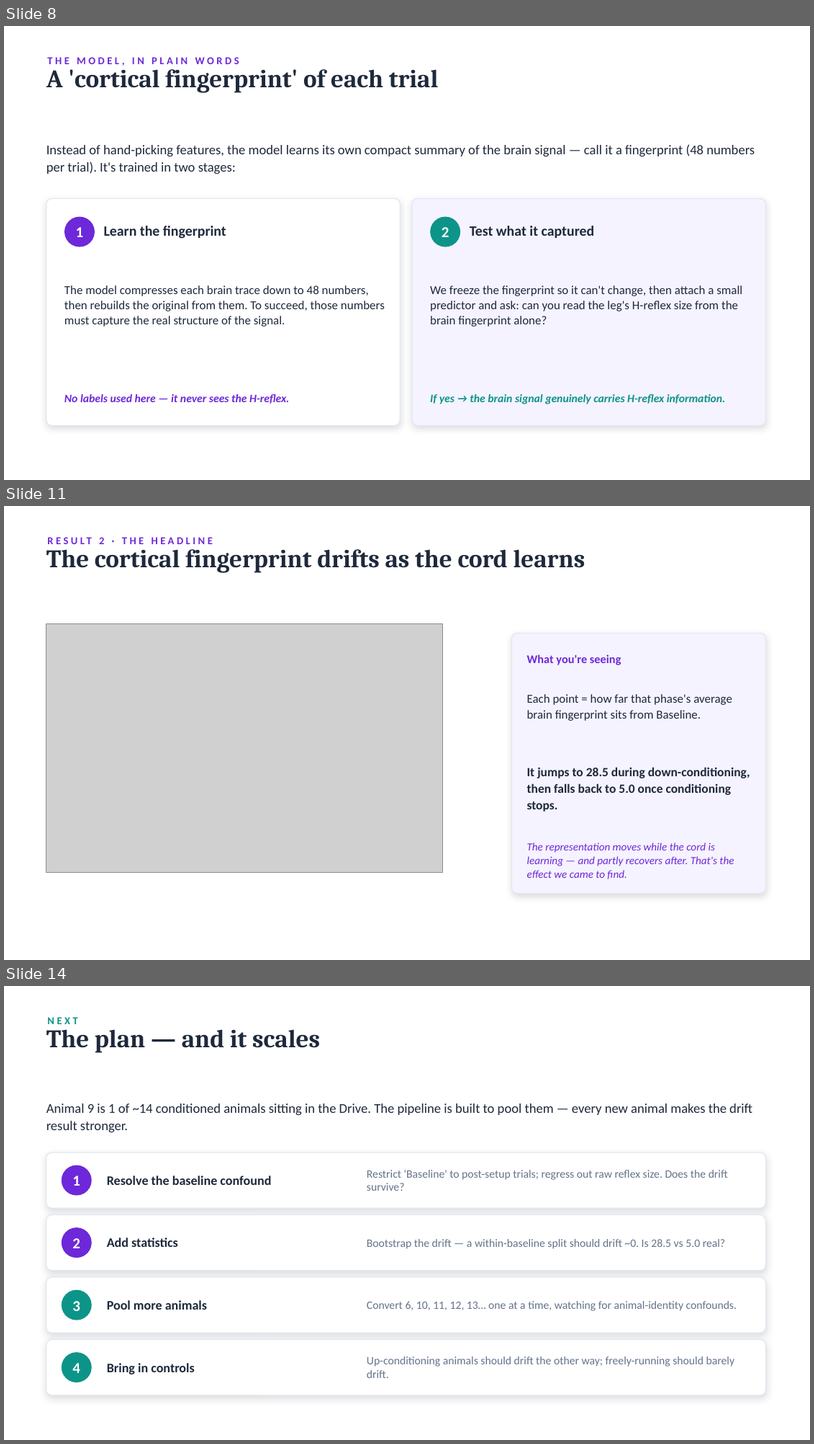
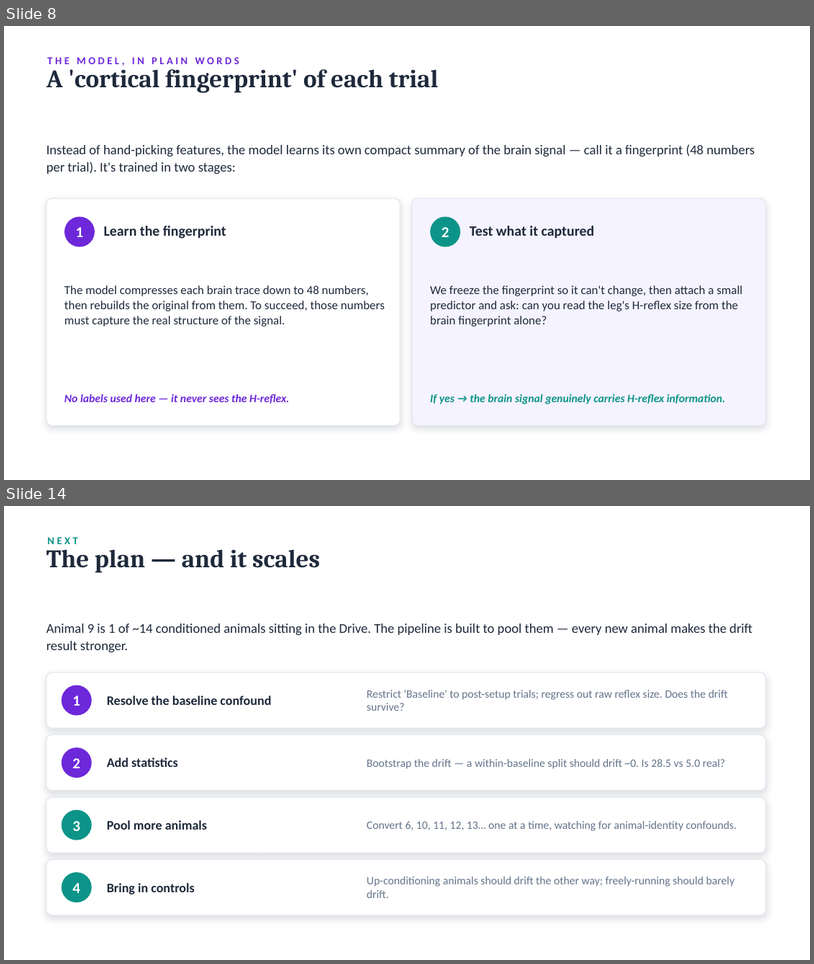
Before and after one commit to switchrao777/hroc-ncan, a slide deck: slides/HROC_Carp_Update_Animal9.pptx. Shown one above the other, each under a label of ours: slides 8, 11 and 14 before the commit, slides 8 and 14 after it; the slides between them are not shown. The pictures are 814x1444 and 814x964 pixels, drawn with LibreOffice and Linux fonts; fonts in the diff are those of the drawing; grey boxes stand for pictures. Boxes give left, top, right and bottom in pixels: in the first picture for what was removed or moved away, otherwise in the second. Text is boxed around its words. In the diff, an @@ line names an element or a change of style, - is before the commit and + after.

```diff
--- a/slides/HROC_Carp_Update_Animal9.pptx
+++ b/slides/HROC_Carp_Update_Animal9.pptx
@@ slide 11 removed at bbox=[4, 506, 810, 960], background #FFFFFF @@
@@ text removed at bbox=[99, 537, 104, 544] @@
-RESULT 2 · THE HEADLINE
@@ text removed at bbox=[46, 549, 586, 573] @@
-The cortical fingerprint drifts as the cord learns
@@ picture removed at bbox=[46, 624, 443, 872] @@
@@ rounded rectangle removed at bbox=[512, 633, 766, 893] @@
@@ text removed at bbox=[527, 654, 622, 665] @@
-What you're seeing
@@ text removed at bbox=[527, 694, 733, 721] @@
-Each point = how far that phase's average brain fingerprint sits from Baseline.
@@ text removed at bbox=[527, 767, 751, 811] @@
-It jumps to 28.5 during down-conditioning, then falls back to 5.0 once conditioning stops.
@@ text removed at bbox=[527, 842, 734, 879] @@
-The representation moves while the cord is learning — and partly recovers after. That's the effect we came to find.
```
Also in this commit, not shown: 3 slides changed, 3 slides added, 2 other slides removed, 3 other files.
